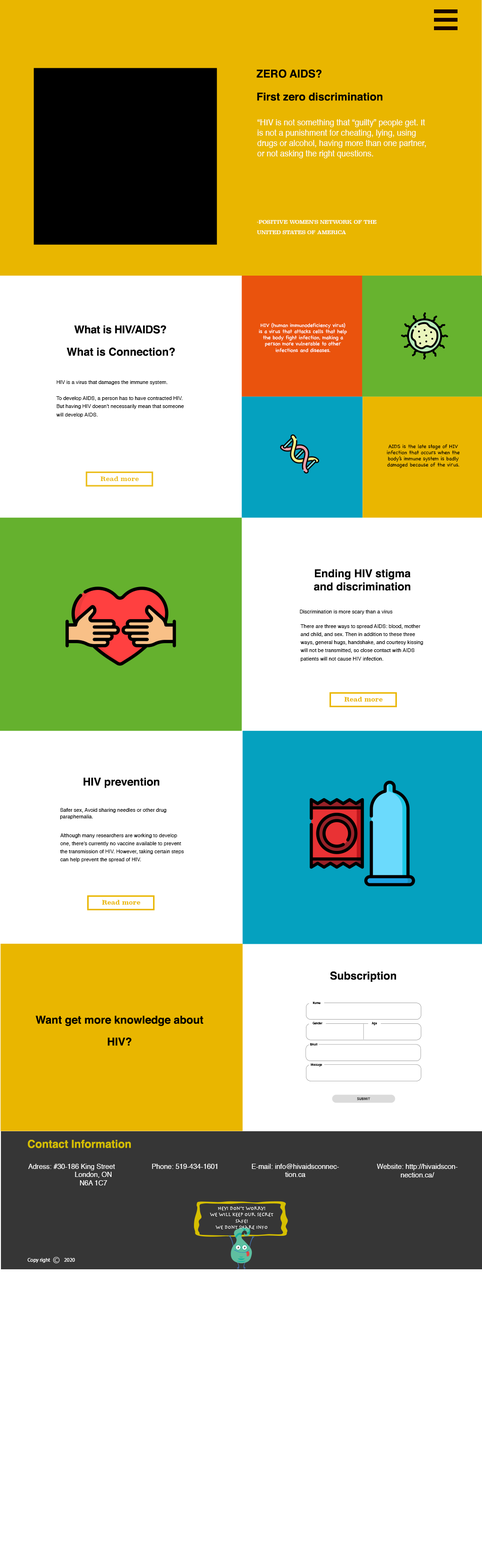
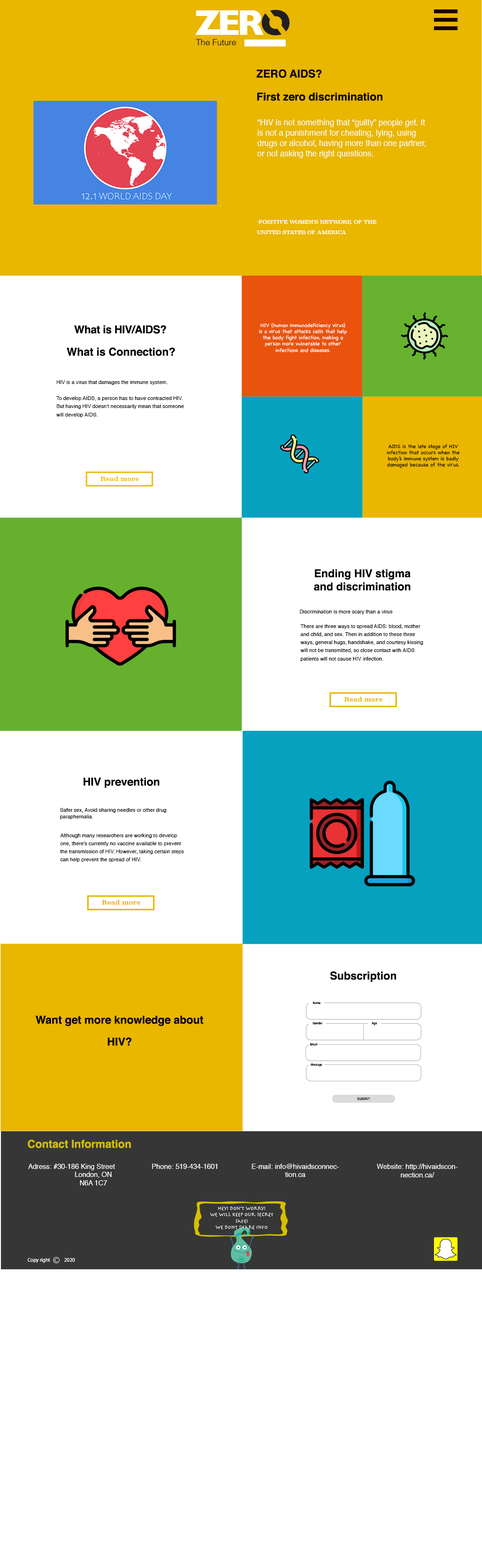
The second 482×1568 image is a revision of the first. Changes to its layers:
added layer "snapchat" in group "Artboard 1" over [434, 1237, 458, 1261]
added layer "Layer 2" in group "Artboard 1" over [195, 9, 291, 47]
painted on "video" over [33, 67, 218, 245]
